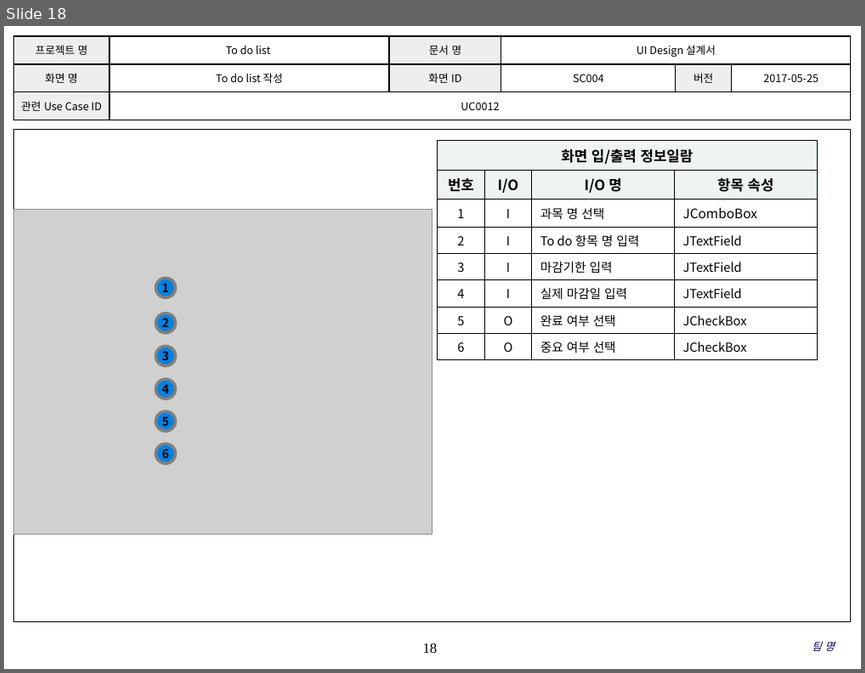
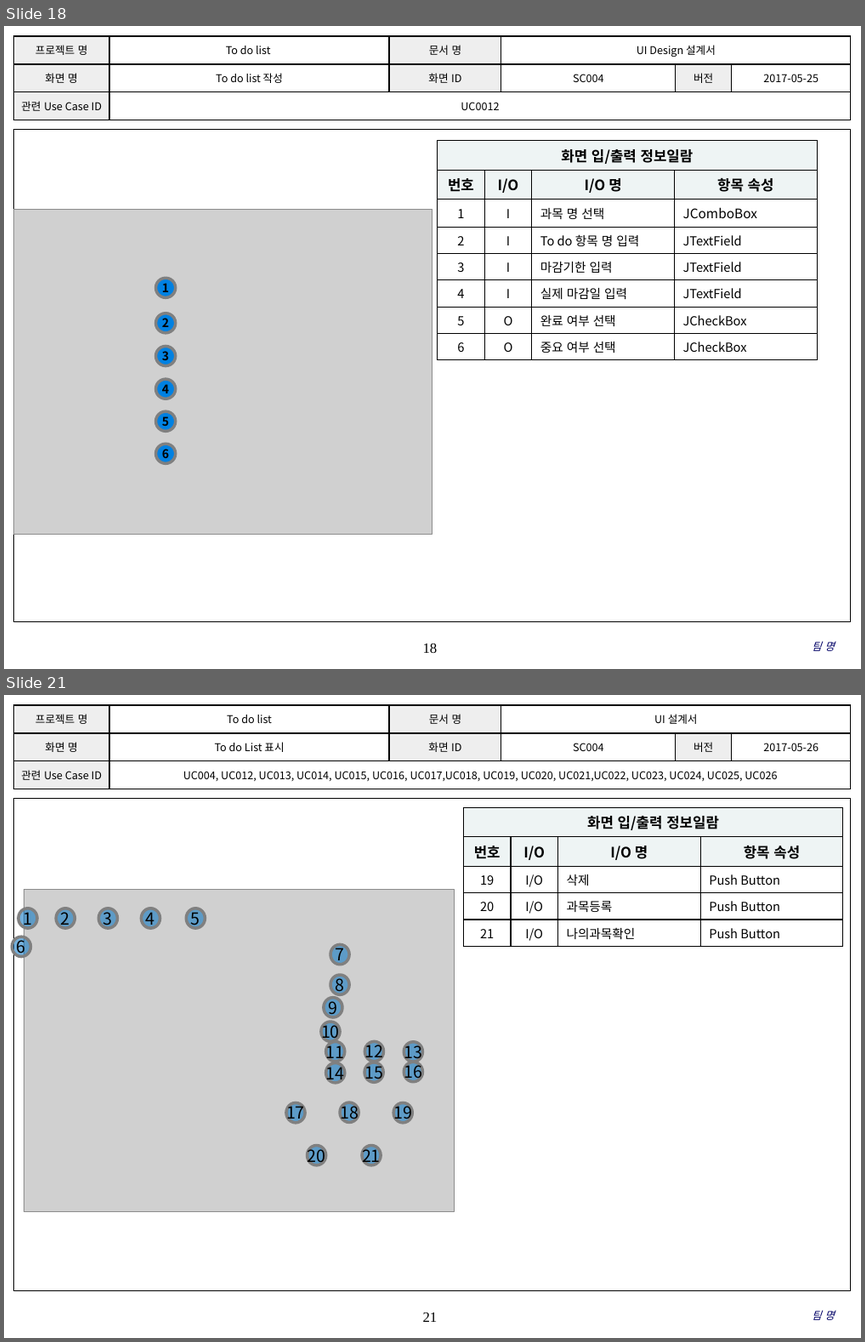
Before and after one commit to SE-admin/SE2017_6_blossom, a slide deck: doc/3_ 설계서/UI Design_6_blossom.pptx. Shown one above the other, each under a label of ours: slide 18 before the commit, slides 18 and 21 after it; the slides between them are not shown. The pictures are 865x673 and 865x1342 pixels, drawn with LibreOffice and Linux fonts; fonts in the diff are those of the drawing; grey boxes stand for pictures; background and template pictures are left out. Boxes give left, top, right and bottom in pixels: in the first picture for what was removed or moved away, otherwise in the second. Text is boxed around its words. In the diff, an @@ line names an element or a change of style, - is before the commit and + after.

Commit message:
2017-05-06	Ver 1.1.5	To do list 표시, 나의과목확인	박다빈

```diff
--- a/doc/3_ 설계서/UI Design_6_blossom.pptx
+++ b/doc/3_ 설계서/UI Design_6_blossom.pptx
@@ slide 21 added at (4,695,861,1338), background #FFFFFF; not listed: 2 template elements that a slide beside it also shows @@
@@ table added at (13,705,850,789), 3 rows, 6 columns @@
+프로젝트 명 | To do list | 문서 명 | UI 설계서 |  | 
+화면 명 | To do List 표시 | 화면 ID | SC004 | 버전 | 2017-05-26
+관련 Use Case ID | UC004, UC012, UC013, UC014, UC015, UC016, UC017,UC018, UC019, UC020, UC021,UC022, UC023, UC024, UC025, UC026 |  |  |  | 
@@ table added at (463,807,842,944), 5 rows, 4 columns @@
+화면 입/출력 정보일람 |  |  | 
+번호 | I/O | I/O 명 | 항목 속성
+19 | I/O | 삭제 | Push Button
+20 | I/O | 과목등록 | Push Button
+21 | I/O | 나의과목확인 | Push Button
@@ picture added at (24,890,454,1212) @@
@@ ellipse added at (18,908,37,928), fill #0070C0 at 55% opacity, outline #808080 2.5 pt, 14 pt, text #000000 @@
+1
@@ ellipse added at (56,908,75,928), fill #0070C0 at 55% opacity, outline #808080 2.5 pt, 14 pt, text #000000 @@
+2
@@ ellipse added at (98,908,117,928), fill #0070C0 at 55% opacity, outline #808080 2.5 pt, 14 pt, text #000000 @@
+3
@@ ellipse added at (141,908,160,928), fill #0070C0 at 55% opacity, outline #808080 2.5 pt, 14 pt, text #000000 @@
+4
@@ ellipse added at (187,908,205,928), fill #0070C0 at 55% opacity, outline #808080 2.5 pt, 14 pt, text #000000 @@
+5
@@ ellipse added at (12,936,30,956), fill #0070C0 at 55% opacity, outline #808080 2.5 pt, 14 pt, text #000000 @@
+6
@@ ellipse added at (330,944,349,964), fill #0070C0 at 55% opacity, outline #808080 2.5 pt, 14 pt, text #000000 @@
+7
@@ ellipse added at (330,975,349,994), fill #0070C0 at 55% opacity, outline #808080 2.5 pt, 14 pt, text #000000 @@
+8
@@ ellipse added at (324,998,342,1017), fill #0070C0 at 55% opacity, outline #808080 2.5 pt, 14 pt, text #000000 @@
+9
@@ ellipse added at (321,1021,340,1041), fill #0070C0 at 55% opacity, outline #808080 2.5 pt, 14 pt, text #000000 @@
+10
@@ ellipse added at (326,1041,345,1061), fill #0070C0 at 55% opacity, outline #808080 2.5 pt, 14 pt, text #000000 @@
+11
@@ ellipse added at (364,1041,384,1061), fill #0070C0 at 55% opacity, outline #808080 2.5 pt, 14 pt, text #000000 @@
+12
@@ ellipse added at (404,1042,423,1061), fill #0070C0 at 55% opacity, outline #808080 2.5 pt, 14 pt, text #000000 @@
+13
@@ ellipse added at (326,1062,345,1083), fill #0070C0 at 55% opacity, outline #808080 2.5 pt, 14 pt, text #000000 @@
+14
@@ ellipse added at (364,1062,384,1083), fill #0070C0 at 55% opacity, outline #808080 2.5 pt, 14 pt, text #000000 @@
+15
@@ ellipse added at (404,1061,423,1082), fill #0070C0 at 55% opacity, outline #808080 2.5 pt, 14 pt, text #000000 @@
+16
@@ ellipse added at (340,1102,358,1122), fill #0070C0 at 55% opacity, outline #808080 2.5 pt, 14 pt, text #000000 @@
+18
@@ ellipse added at (286,1103,305,1123), fill #0070C0 at 55% opacity, outline #808080 2.5 pt, 14 pt, text #000000 @@
+17
@@ ellipse added at (394,1103,413,1123), fill #0070C0 at 55% opacity, outline #808080 2.5 pt, 14 pt, text #000000 @@
+19
@@ ellipse added at (307,1145,326,1164), fill #0070C0 at 55% opacity, outline #808080 2.5 pt, 14 pt, text #000000 @@
+20
@@ ellipse added at (362,1145,381,1164), fill #0070C0 at 55% opacity, outline #808080 2.5 pt, 14 pt, text #000000 @@
+21
@@ text added at (812,1310,834,1320), 9 pt, text #000066, italic @@
+팀 명
```
Also in this commit, not shown: 1 slide changed, 4 other slides added.
